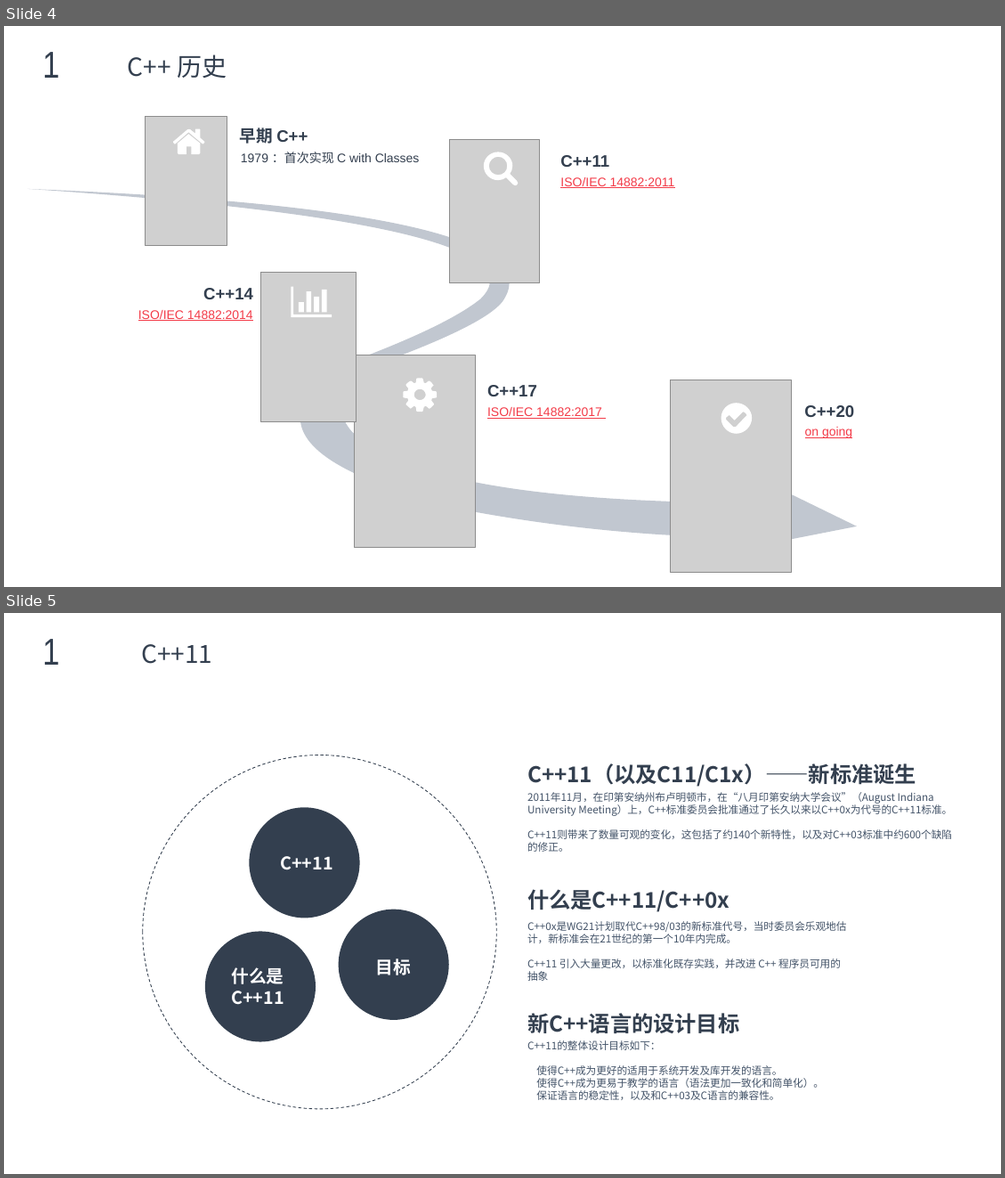
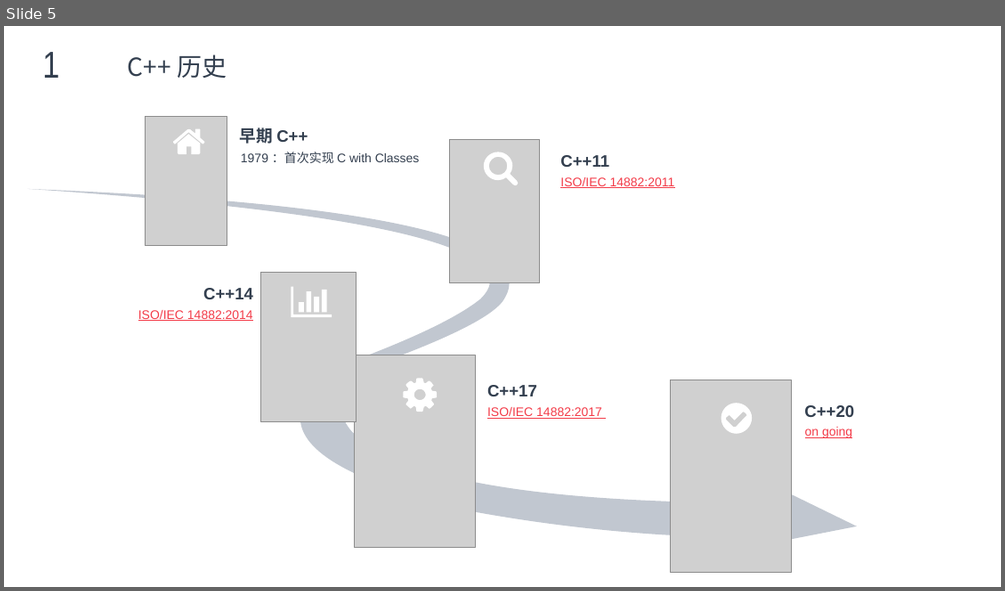
Before and after one commit to max4sharing/modern_cpp, a slide deck: C++11.pptx. Shown one above the other, each under a label of ours: slides 4 and 5 before the commit, slide 5 after it. The pictures are 1005x1178 and 1005x591 pixels, drawn with LibreOffice and Linux fonts; fonts in the diff are those of the drawing; grey boxes stand for pictures; background and template pictures are left out. Boxes give left, top, right and bottom in pixels: in the first picture for what was removed or moved away, otherwise in the second. Text is boxed around its words. In the diff, an @@ line names an element or a change of style, - is before the commit and + after.

```diff
--- a/C++11.pptx
+++ b/C++11.pptx
@@ slide 5 removed at (4,613,1001,1174), background picture (left out) @@
@@ text removed at (42,639,59,665) @@
-1
@@ text removed at (141,644,212,664) @@
-C++11
@@ ellipse removed at (142,755,496,1109) @@
@@ text removed at (527,763,916,787) @@
-C++11（以及C11/C1x）——新标准诞生
@@ text removed at (527,792,952,852) @@
-2011年11月，在印第安纳州布卢明顿市，在“八月印第安纳大学会议”（August Indiana University Meeting）上，C++标准委员会批准通过了长久以来以C++0x为代号的C++11标准。
-C++11则带来了数量可观的变化，这包括了约140个新特性，以及对C++03标准中约600个缺陷的修正。
@@ ellipse removed at (250,807,360,918) @@
@@ text removed at (280,856,332,870) @@
-C++11
@@ text removed at (527,889,729,912) @@
-什么是C++11/C++0x
@@ ellipse removed at (205,932,316,1042) @@
@@ ellipse removed at (339,909,449,1020) @@
@@ text removed at (527,921,846,981) @@
-C++0x是WG21计划取代C++98/03的新标准代号，当时委员会乐观地估计，新标准会在21世纪的第一个10年内完成。
-C++11 引入大量更改，以标准化既存实践，并改进 C++ 程序员可用的抽象
@@ text removed at (376,958,411,975) @@
-目标
@@ text removed at (231,967,283,1005) @@
-什么是
-C++11
@@ text removed at (527,1013,739,1033) @@
-新C++语言的设计目标
@@ text removed at (527,1040,824,1100) @@
-C++11的整体设计目标如下：
-使得C++成为更好的适用于系统开发及库开发的语言。
-使得C++成为更易于教学的语言（语法更加一致化和简单化）。
-保证语言的稳定性，以及和C++03及C语言的兼容性。
@@ what was slide 4 is now slide 5 @@
```
Also in this commit, not shown: 3 slides changed, 12 slides added, 1 other file.
